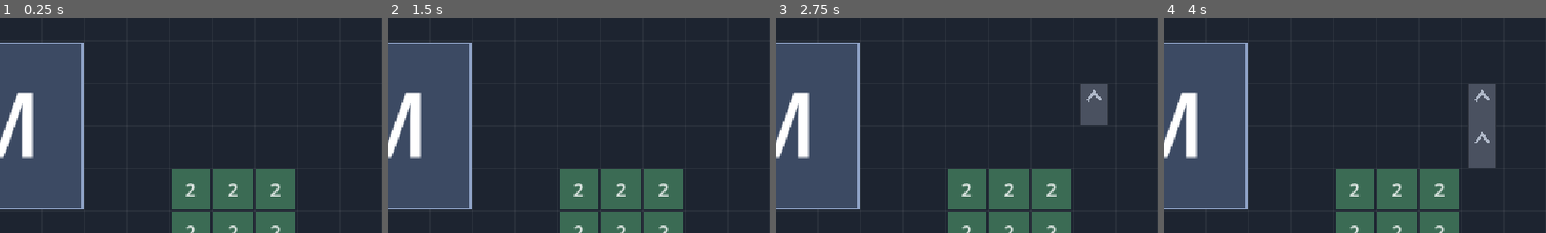
Above: before the commit, frames 1-4 (left to right).
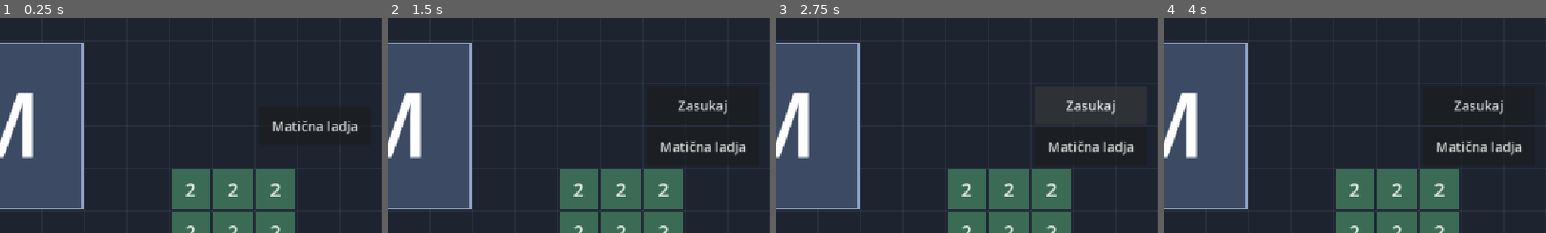
Above: after the commit, the same moments.

Repository: Maksim3l/MatFab
Game: Godot game, scene res://debug/debug_play.tscn
Two runs of this game, one before a commit and one after it. Both use one fixed random seed, a clock stepped at 60 frames per second and the inputs below. This scene is started directly instead of the project's main scene.
Inputs (mouse positions are % of the whole screen's width and height, from its top left):
- Up to frame 1 (0.25 s): no input
- Up to frame 2 (1.5 s): click (91, 50) at 0.5 s, where only the run after the commit has a clickable "Matična ladja"; click "Tekoči trak" at 1.25 s
- Up to frame 3 (2.75 s): click (91, 45) at 2 s, where only the run after the commit has a clickable "Zasukaj"
- Up to frame 4 (4 s): click (91, 55) at 2.75 s, where only the run after the commit has a clickable "Matična ladja"; click "Rudar" at 3.5 s
The pictures show only the part of the screen within x 50-100%, y 25-75%; the shares and areas given below are measured in that part.

The runs differ from the first frame. In frame 1, 0.6% of the frame differs, in the area x 71-94%, y 47-55%; in frame 2, 1.1%; in frame 3, 2.1%; in frame 4, 3.3%, in the area x 71-94%, y 30-70%.

Commit message:
UI: Add action bar built from button defs with rotate and center

Diff:
--- /dev/null
+++ b/data/controls/01_rotate.tres
@@ -0,0 +1,9 @@
+[gd_resource type="Resource" script_class="ActionButtonDef" format=3]
+
+[ext_resource type="Script" path="res://data/schema/action_button_def.gd" id="1_pr0il"]
+
+[resource]
+script = ExtResource("1_pr0il")
+label = "Zasukaj"
+shown_with = Array[int]([1, 3])
+command = &"rotate_cw"
--- /dev/null
+++ b/data/controls/13_center.tres
@@ -0,0 +1,8 @@
+[gd_resource type="Resource" script_class="ActionButtonDef" format=3]
+
+[ext_resource type="Script" path="res://data/schema/action_button_def.gd" id="1_0hcsb"]
+
+[resource]
+script = ExtResource("1_0hcsb")
+label = "Matična ladja"
+command = &"center_camera"
--- a/debug/debug_play.gd
+++ b/debug/debug_play.gd
@@ -7,6 +7,7 @@
 
 @onready var world_view: WorldView = $WorldView
 @onready var hud: Hud = $UiLayer/Hud
+@onready var action_bar: ActionBar = $UiLayer/ActionBar
 
 
 func _ready() -> void:
@@ -15,6 +16,7 @@
 	world_view.show_sim(sim, clock, level.buildable)
 	hud.show_goals(sim.tracker)
 	hud.show_toolbar(world_view.build_tool)
+	action_bar.show_tool(world_view.build_tool, Registry.controls_sorted)
 
 
 func _process(delta: float) -> void:
--- a/debug/debug_play.tscn
+++ b/debug/debug_play.tscn
@@ -3,6 +3,7 @@
 [ext_resource type="Script" path="res://debug/debug_play.gd" id="1_debug"]
 [ext_resource type="PackedScene" path="res://view/world_view.tscn" id="2_world"]
 [ext_resource type="PackedScene" path="res://ui/hud.tscn" id="3_hud"]
+[ext_resource type="PackedScene" path="res://ui/action_bar.tscn" id="4_bar"]
 
 [node name="DebugPlay" type="Node"]
 script = ExtResource("1_debug")
@@ -12,3 +13,5 @@
 [node name="UiLayer" type="CanvasLayer" parent="."]
 
 [node name="Hud" parent="UiLayer" instance=ExtResource("3_hud")]
+
+[node name="ActionBar" parent="UiLayer" instance=ExtResource("4_bar")]
--- /dev/null
+++ b/tests/ui/test_action_button_filter.gd
@@ -0,0 +1,40 @@
+extends GutTest
+
+
+func make_def(id: StringName, contexts: Array[ActionButtonDef.Context]) -> ActionButtonDef:
+	var def := ActionButtonDef.new()
+	def.id = id
+	def.shown_with = contexts
+	return def
+
+
+func ids_of(defs: Array[ActionButtonDef]) -> Array[StringName]:
+	var ids: Array[StringName] = []
+	for def in defs:
+		ids.append(def.id)
+	return ids
+
+
+func test_shows_defs_whose_context_is_active_in_the_given_order() -> void:
+	var defs: Array[ActionButtonDef] = [
+		make_def(&"01_rotate", [ActionButtonDef.Context.BUILDING_TOOL, ActionButtonDef.Context.BLUEPRINT_TOOL]),
+		make_def(&"04_flip", [ActionButtonDef.Context.CONVEYOR_TOOL]),
+		make_def(&"13_center", [ActionButtonDef.Context.ALWAYS]),
+	]
+	var none: Array[ActionButtonDef.Context] = []
+	assert_eq(ids_of(ActionButtonFilter.visible_defs(defs, none)), [&"13_center"] as Array[StringName])
+	var building: Array[ActionButtonDef.Context] = [ActionButtonDef.Context.BUILDING_TOOL]
+	assert_eq(ids_of(ActionButtonFilter.visible_defs(defs, building)), [&"01_rotate", &"13_center"] as Array[StringName])
+	var conveyor: Array[ActionButtonDef.Context] = [ActionButtonDef.Context.BUILDING_TOOL, ActionButtonDef.Context.CONVEYOR_TOOL]
+	assert_eq(ids_of(ActionButtonFilter.visible_defs(defs, conveyor)), [&"01_rotate", &"04_flip", &"13_center"] as Array[StringName])
+
+
+func test_registry_controls_are_in_file_name_order() -> void:
+	var ids: Array[String] = []
+	for def in Registry.controls_sorted:
+		ids.append(String(def.id))
+	var sorted := ids.duplicate()
+	sorted.sort()
+	assert_eq(ids, sorted)
+	assert_true(ids.has("01_rotate"))
+	assert_true(ids.has("13_center"))
--- /dev/null
+++ b/ui/action_bar.gd
@@ -0,0 +1,47 @@
+class_name ActionBar extends Control
+
+const BUTTON_SIZE := Vector2(170, 58)
+const FONT_SIZE := 20
+
+var build_tool: BuildTool
+var buttons: Dictionary[ActionButtonDef, Button] = {}
+
+@onready var button_list: VBoxContainer = $ButtonList
+
+
+func show_tool(tool: BuildTool, defs: Array[ActionButtonDef]) -> void:
+	build_tool = tool
+	for child in button_list.get_children():
+		child.queue_free()
+	buttons.clear()
+	for def in defs:
+		var button := make_button(def)
+		button_list.add_child(button)
+		buttons[def] = button
+	build_tool.state_changed.connect(refresh)
+	refresh()
+
+
+func make_button(def: ActionButtonDef) -> Button:
+	var button := Button.new()
+	button.text = def.label
+	button.icon = def.icon
+	button.focus_mode = Control.FOCUS_NONE
+	button.custom_minimum_size = BUTTON_SIZE
+	button.add_theme_font_size_override("font_size", FONT_SIZE)
+	if def.toggles_property != &"":
+		button.toggle_mode = true
+		button.toggled.connect(func(on: bool) -> void: build_tool.set_toggle(def.toggles_property, on))
+	else:
+		button.pressed.connect(func() -> void: build_tool.run_command(def.command))
+	return button
+
+
+func refresh() -> void:
+	var defs: Array[ActionButtonDef] = []
+	defs.assign(buttons.keys())
+	var shown := ActionButtonFilter.visible_defs(defs, build_tool.active_contexts())
+	for def in buttons:
+		buttons[def].visible = shown.has(def)
+		if def.toggles_property != &"":
+			buttons[def].set_pressed_no_signal(build_tool.get(def.toggles_property))
--- /dev/null
+++ b/ui/action_bar.tscn
@@ -0,0 +1,28 @@
+[gd_scene format=3]
+
+[ext_resource type="Script" path="res://ui/action_bar.gd" id="1_bar"]
+
+[node name="ActionBar" type="Control"]
+layout_mode = 3
+anchors_preset = 15
+anchor_right = 1.0
+anchor_bottom = 1.0
+grow_horizontal = 2
+grow_vertical = 2
+mouse_filter = 2
+script = ExtResource("1_bar")
+
+[node name="ButtonList" type="VBoxContainer" parent="."]
+layout_mode = 1
+anchors_preset = 11
+anchor_left = 1.0
+anchor_right = 1.0
+anchor_bottom = 1.0
+offset_left = -186.0
+offset_top = 16.0
+offset_right = -16.0
+offset_bottom = -16.0
+grow_horizontal = 0
+grow_vertical = 2
+mouse_filter = 2
+alignment = 1
--- /dev/null
+++ b/ui/action_button_filter.gd
@@ -0,0 +1,12 @@
+class_name ActionButtonFilter extends RefCounted
+
+
+# The defs to show, in the order given (file-name order), for the contexts that are active right now.
+static func visible_defs(defs: Array[ActionButtonDef], active: Array[ActionButtonDef.Context]) -> Array[ActionButtonDef]:
+	var shown: Array[ActionButtonDef] = []
+	for def in defs:
+		for context in def.shown_with:
+			if context == ActionButtonDef.Context.ALWAYS or active.has(context):
+				shown.append(def)
+				break
+	return shown
Not shown, added: tests/ui/test_action_button_filter.gd.uid
Not shown, added: ui/action_bar.gd.uid
Not shown, added: ui/action_button_filter.gd.uid
Not shown, removed: data/controls/.gitkeep
